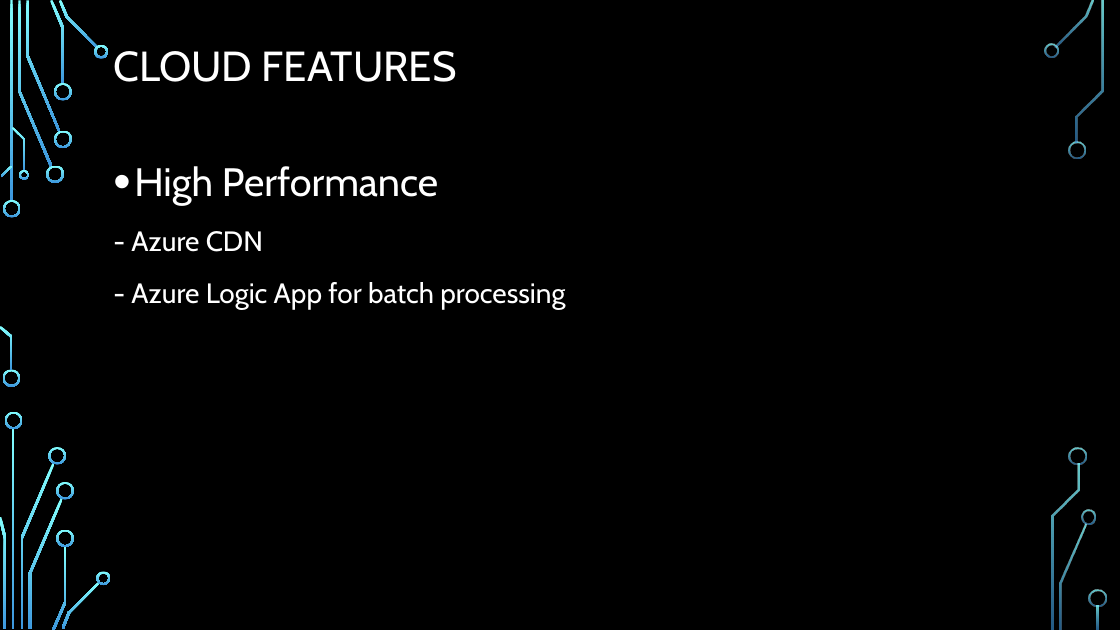
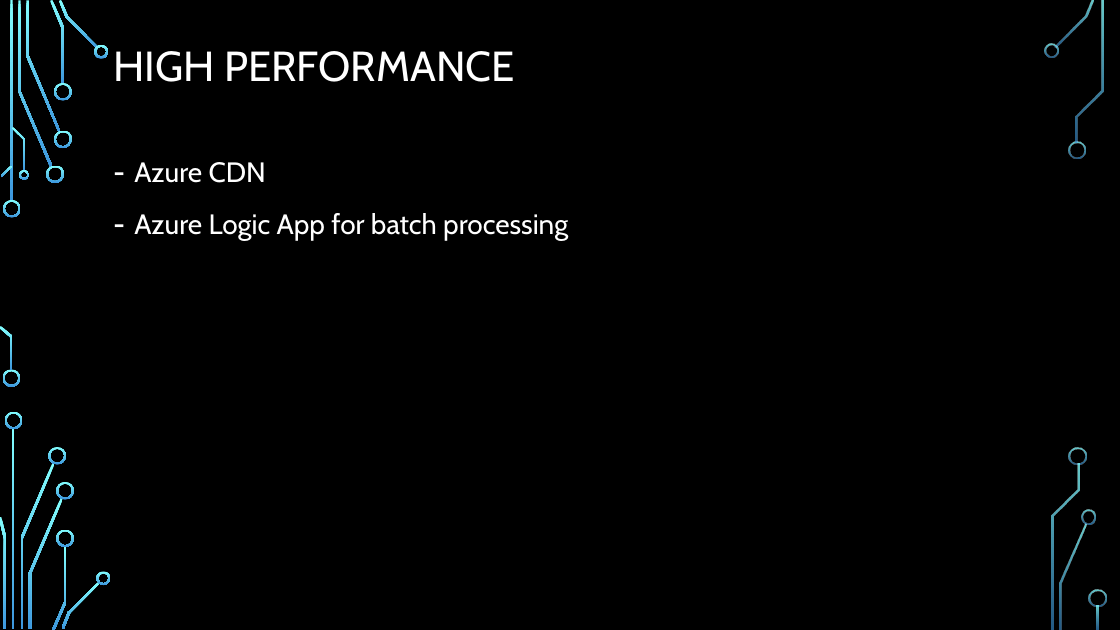
Before and after one commit to chenghao1983/c6c1d99d-502e-4a47-b8f5-35181e48b4fa_PT4, a slide deck: slide 5 of Doc/Active Learning on the Cloud - PT4.pptx. Drawn at 1120x630 pixels with LibreOffice and Linux fonts; fonts in the diff are those of the drawing; background and template pictures are left out. Boxes give left, top, right and bottom in pixels: in the first picture for what was removed or moved away, otherwise in the second. Text is boxed around its words. In the diff, an @@ line names an element or a change of style, - is before the commit and + after.

```diff
--- a/Doc/Active Learning on the Cloud - PT4.pptx
+++ b/Doc/Active Learning on the Cloud - PT4.pptx
@@ title at (113,51,514,82): text changed @@
-CLOUD FEATURES
+HIGH PERFORMANCE
@@ text at (134,162,568,240): text changed @@
-• High Performance
-- Azure CDN
-- Azure Logic App for batch processing
+– Azure CDN
+– Azure Logic App for batch processing
```
Also in this commit, not shown: 2 other slides changed, 1 slide added.
